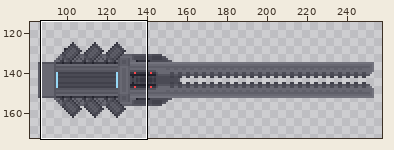
Pixel-art file, stored at Assets/Project/Graphics/Blocks/GaussCannon/gauss-cannon-2.aseprite. Above, an overview of the earlier version with the close-up marked.
Close-up. Before the edit:
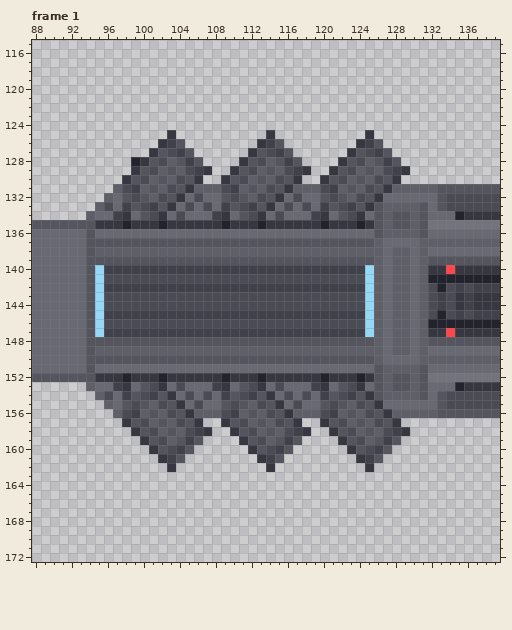
288x288 pixels, 13 frames. Shown: frame 1: x 88..139, y 115..172. The wide view leaves out empty margins. The commit also changed other frames or places, which this record leaves out.
The same view after the edit:
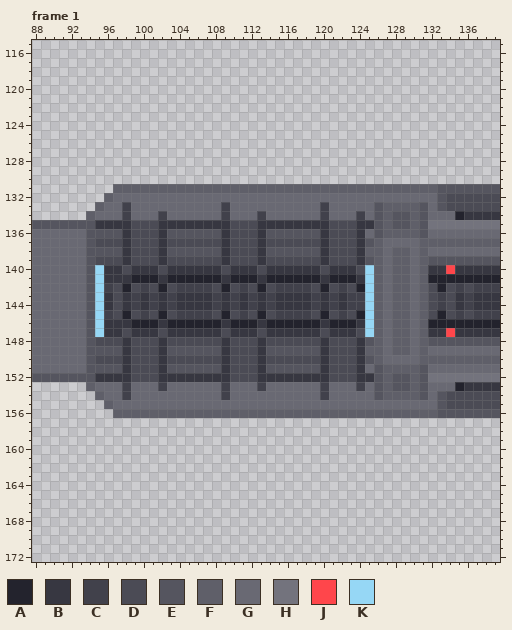
Palette (. is transparent): A #23232d  B #373741  C #41414b  D #4b4b55  E #55555f  F #5f5f69  G #696973  H #73737d  J #ff464b  K #96d7f5
Diff:
layer "turret-coils-internal" now hidden
layer "turret-coils-body" now hidden
Changed rows in their new state; - is an unchanged pixel.
Frame 1:
first column x 95:
125 --------.----------.----------.----
126 -------...--------...--------...---
127 ------.....------.....------.....--
128 ----........----.......----.......-
129 ----.........--.........--.........
130 ---.........--.........--.........-
131 ---FF-F-FFF---FF-F-FFF---FF-F-FFF--
132 ---GGGGGGG-G--GGGGGGG-G--GGGGGGG---
133 -G--GGGGG-G-G--GGGGG-G-G--GGGGG----
134 --GC-GGC-G---GC-GGC-G---GC-GGC-----
135 ---BDDDB------BDDDB------BDDDB-----
136 EEEBDDDBEEEEEEBDDDBEEEEEEBDDDB-----
137 DDDBDDDBDDDDDDBDDDBDDDDDDBDDDB-----
138 EEEBDDDBEEEEEEBDDDBEEEEEEBDDDB-----
139 DDDBDDDBDDDDDDBDDDBDDDDDDBDDDB-----
140 -BBDBBBDBBBBBBDBBBDBBBBBBDBBBD-----
141 -BBBAAABAAAAAABAAABAAAAAABAAAB-----
142 --DAD-DAD----DAD-DAD----DAD-DA-----
143 -B-BCBCBCBBBBCBCBCBCBBBBCBCBCC-----
144 -B-BCBCBCBBBBCBCBCBCBBBBCBCBCC-----
145 --DAD-DAD----DAD-DAD----DAD-DA-----
146 -BBBAAABAAAAAABAAABAAAAAABAAAB-----
147 -BBDBBBDBBBBBBDBBBDBBBBBBDBBBD-----
148 DDDBDDDBDDDDDDBDDDBDDDDDDBDDDB-----
149 EEEBDDDBEEEEEEBDDDBEEEEEEBDDDB-----
150 DDDBDDDBDDDDDDBDDDBDDDDDDBDDDB-----
151 EEEBDDDBEEEEEEBDDDBEEEEEEBDDDB-----
152 ---BDDDB------BDDDB------BDDDB-----
153 --GC-GGC-G---GC-GGC-G---GC-GGC-----
154 -G--GGGGG-G-G--GGGGG-G-G--GGGGG----
155 ---GGGGGGG-G--GGGGGGG-G--GGGGGGG---
156 ---FF-F-FFF---FF-F-FFF---FF-F-FFF--
157 ---.........--.........--.........-
158 ----.........--.........--.........
159 -----.......----.......----.......-
160 ------.....------.....------.....--
161 -------...--------...--------...---
162 --------.----------.----------.----
